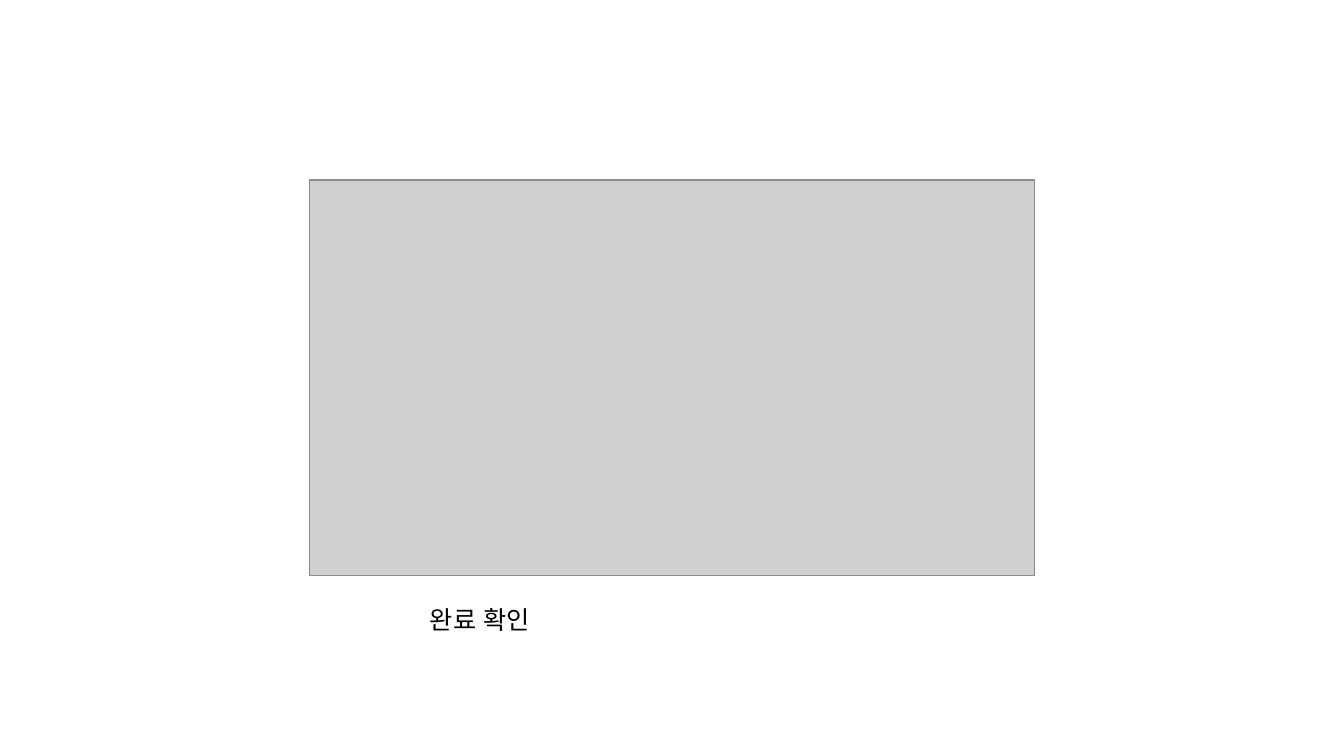
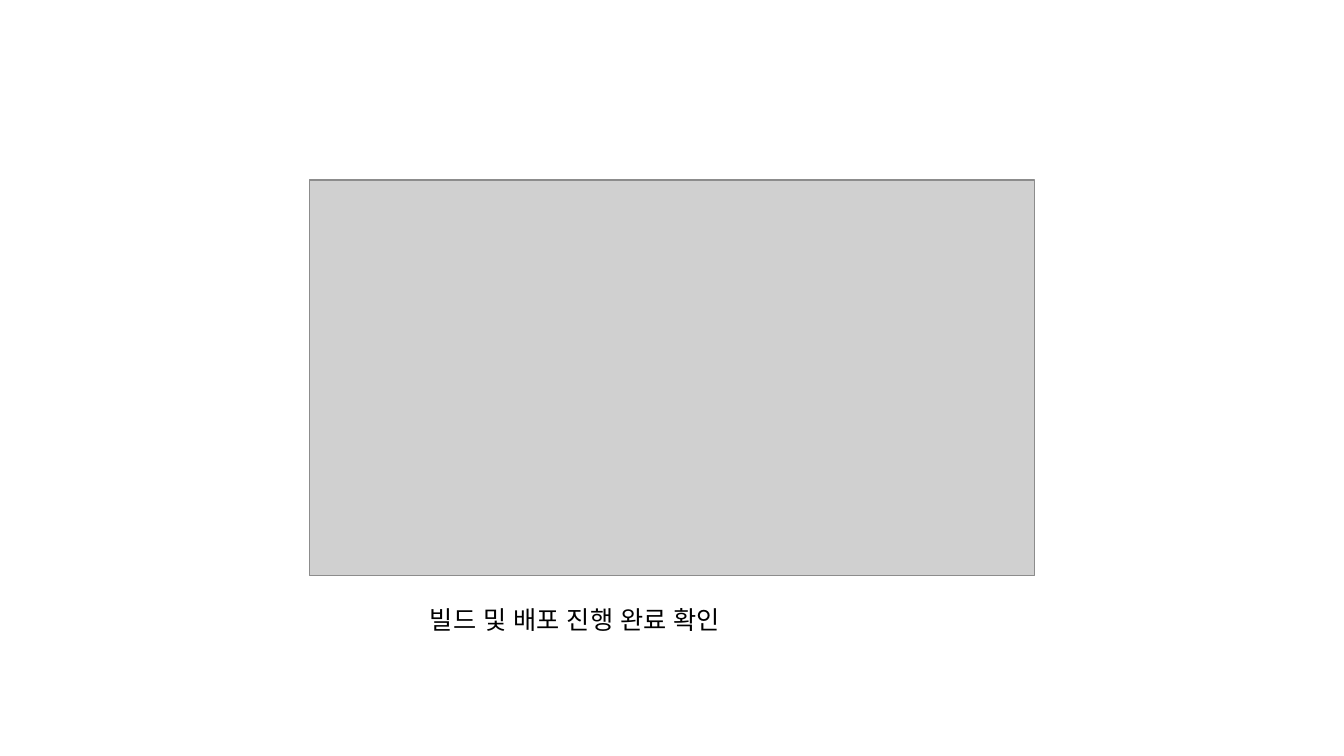
Before and after one commit to sonsungjong/reactjs-app, a slide deck: slide 17 of AWS배포 샘플.pptx. Drawn at 1344x756 pixels with LibreOffice and Linux fonts; fonts in the diff are those of the drawing; grey boxes stand for pictures. Boxes give left, top, right and bottom in pixels: in the first picture for what was removed or moved away, otherwise in the second. Text is boxed around its words. In the diff, an @@ line names an element or a change of style, - is before the commit and + after.

```diff
--- a/AWS배포 샘플.pptx
+++ b/AWS배포 샘플.pptx
@@ text at (430,608,720,631): text changed @@
-완료 확인
+빌드 및 배포 진행 완료 확인
```
Also in this commit, not shown: 9 other slides changed, 8 slides added, 10 slides removed.
